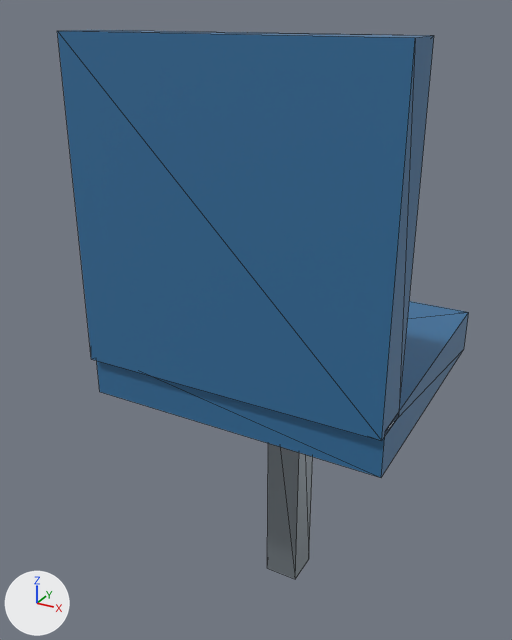
An edit to the glTF model games/beechlawn_rovers/assets/environment/rovers_arena/arena_seat.glb, drawn before and after from the same camera.
One viewpoint serves both versions: a 50 mm camera at (0.422, -0.885, 0.899) aimed at (-0.052, -0.024, 0.469). Every picture has the same lights, and +X, +Y and +Z are marked at lower left. The picture after the commit comes second. Mesh edges are drawn as thin lines. Vertices at exactly the same position are counted once.

Names of what the first picture shows: 'ArenaSeat'.
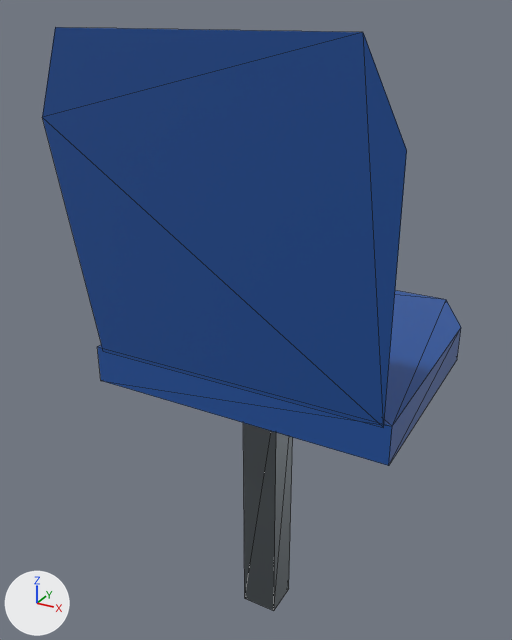
Patch to the scene script:
```diff
--- a/games/beechlawn_rovers/assets/environment/rovers_arena/arena_seat.glb.py
+++ b/games/beechlawn_rovers/assets/environment/rovers_arena/arena_seat.glb.py
@@ mat_royalblueseat @@
+mat_royalblueseat = principled_material('RoyalBlueSeat')
+mat_royalblueseat.base_color = (0.015, 0.085, 0.34)  # blue #21529e
+mat_royalblueseat.roughness = 0.43
@@ mat_roofsteel @@
+mat_roofsteel = principled_material('RoofSteel')
+mat_roofsteel.base_color = (0.22, 0.25, 0.27)  # grey #81898e
+mat_roofsteel.metallic = 1.0
+mat_roofsteel.roughness = 0.42
@@ me_cube_070 @@
 # used by ob_arenaseat; location = (0.0, 0.0, 0.0)
-me_cube_070.from_pydata(...)  # 24 vertices, 36 faces; spans x -0.215..0.215, y -0.21..0.2, z 0.0..0.875
-me_cube_070.materials.append(mat_blueplastic)  # blue #356f9e
-me_cube_070.materials.append(mat_galvanisedrail)  # grey #9ea8af
+me_cube_070.from_pydata(...)  # 26 vertices, 36 faces; spans x -0.225..0.225, y -0.25..0.23, z 0.0..0.88
+# me_cube_070 part 1: a new loose piece, a box spanning x -0.027..0.027, y -0.108..-0.052, z 0.0..0.4, in mat_roofsteel (grey #81898e)
+# me_cube_070 part 2: the loose piece of 8 vertices spanning x -0.215..0.215, y -0.2..0.2, z 0.387..0.452 is rebuilt with 12 vertices and now spans x -0.22..0.22, y -0.19..0.23, z 0.4..0.455, in mat_royalblueseat (blue #21529e)
+# me_cube_070 part 3: the loose piece of 8 vertices spanning x -0.215..0.215, y -0.21..-0.15, z 0.445..0.875 is rebuilt with 6 vertices and now spans x -0.225..0.225, y -0.25..-0.19, z 0.45..0.88, in mat_royalblueseat (blue #21529e)
+# me_cube_070 part 4: the loose piece of 8 vertices spanning x -0.027..0.027, y -0.027..0.027, z 0.0..0.42 is deleted
+me_cube_070.materials.append(mat_royalblueseat)  # blue #21529e
+me_cube_070.materials.append(mat_roofsteel)  # grey #81898e
```

Location of each change, (x1, y1, x2, y2) in pixels of the pictures (512 x 640 px):
'ArenaSeat', reshaped (6% taller)
    before: (57, 30, 469, 579)
    after: (42, 27, 461, 611)
part 1 of me_cube_070, added
    after: (243, 423, 293, 611)
part 2 of me_cube_070, rebuilt
    before: (97, 301, 469, 478)
    after: (97, 290, 461, 466)
part 3 of me_cube_070, rebuilt
    before: (57, 30, 434, 441)
    after: (42, 27, 407, 428)
part 4 of me_cube_070, deleted
    before: (267, 443, 313, 579)
